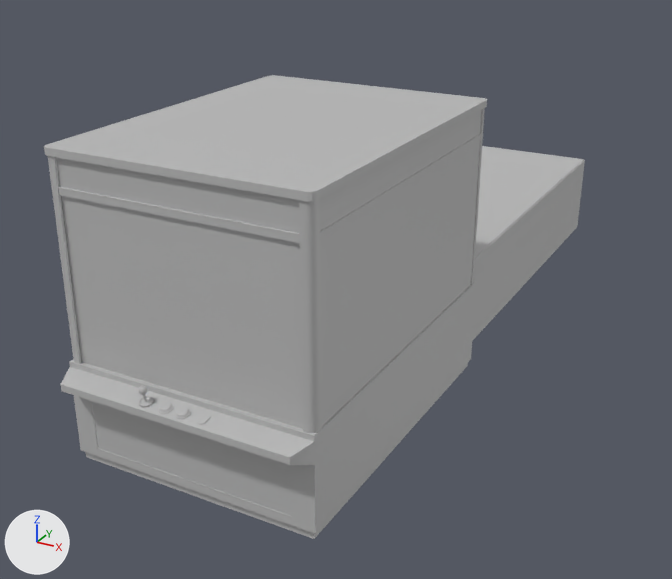
Two versions of the FBX model Assets/Model/creangame_01.fbx, one commit apart.
Camera for both pictures: a 50 mm lens placed at (4.82, -10.44, 5.46), pointed at (-0.96, 0.07, 0.2). Lighting does not change. The marker at lower left points along +X, +Y and +Z. Where no turn or scale is listed for an object, it has been applied to the vertices.

Names of what the first picture shows: 'Game_beltconvayor', 'Game_exit', 'Game_glass', 'Game_root'.
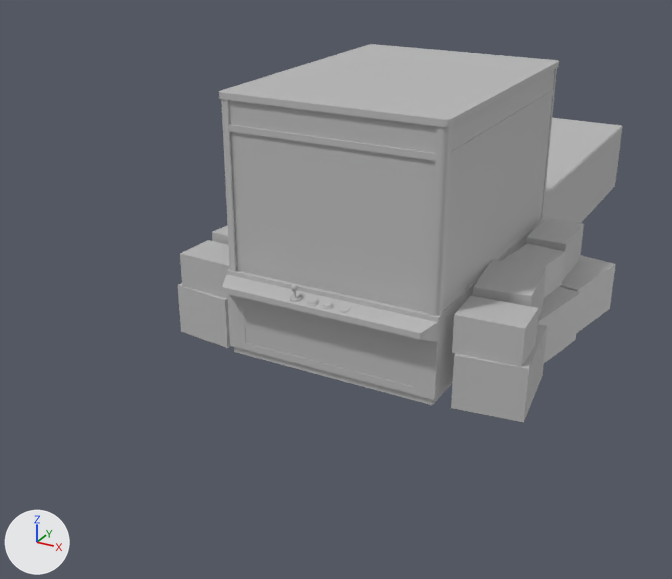
Patch to the scene script:
```diff
--- a/Assets/Model/creangame_01.fbx.py
+++ b/Assets/Model/creangame_01.fbx.py
@@ me_mesh @@
 # used by ob_game_root; parent = ob_creangame; location = (1338.0, -179.7, 6.953); scale = (1.83, 1.83, 1.83)
-me_mesh.from_pydata(...)  # 745 vertices, 604 faces; spans x -77.0..77.0, y 0.0..180.0, z -264.0..264.0
+me_mesh.from_pydata(...)  # 857 vertices, 688 faces; spans x -241.0..248.0, y -10.0..319.0, z -751.0..215.0
+# me_mesh part 1: the loose piece of 49 vertices spanning x -9.0..-1.0, y 56.0..59.0, z 254.0..263.0 is scaled about its middle by 1.83, then moved by (-4.0, 38.0, -54.0)
+# me_mesh part 2: the loose piece of 49 vertices spanning x 1.0..9.0, y 56.0..59.0, z 254.0..263.0 is scaled about its middle by 1.83, then moved by (4.0, 38.0, -54.0)
+# me_mesh part 3: the loose piece of 49 vertices spanning x -22.0..-14.0, y 56.0..59.0, z 254.0..263.0 is scaled about its middle by 1.83, then moved by (-15.0, 38.0, -54.0)
+# me_mesh part 4: the loose piece of 98 vertices spanning x -20.0..-15.0, y 62.0..67.0, z 258.0..262.0 is scaled about its middle by 1.83, then moved by (-15.0, 44.0, -52.0)
+# me_mesh part 5: the loose piece of 17 vertices spanning x 15.0..20.0, y 56.0..58.0, z 254.0..262.0 is scaled about its middle by 1.83, then moved by (14.0, 38.0, -54.0)
+# me_mesh part 6: the loose piece of 65 vertices spanning x -76.0..76.0, y 0.0..62.0, z 42.0..264.0 is scaled about its middle by 1.83, then moved by (0.0, 16.0, -141.0)
+# me_mesh part 7: the loose piece of 20 vertices spanning x -76.0..-69.0, y 62.0..176.0, z 244.0..250.0 is scaled about its middle by 1.83, then moved by (-60.0, 89.0, -63.0)
+# me_mesh part 8: the loose piece of 54 vertices spanning x -77.0..77.0, y 176.0..180.0, z 42.0..251.0 is scaled about its middle by 1.83, then moved by (0.0, 138.0, -147.0)
+# me_mesh part 9: the loose piece of 12 vertices spanning x -70.0..70.0, y 156.0..160.0, z 247.0..250.0 is scaled about its middle by 1.83, then moved by (0.0, 121.0, -62.0)
+# me_mesh part 10: the loose piece of 6 vertices spanning x -73.0..73.0, y 160.0..176.0, z 249.0 is scaled about its middle by (1.83, 1.83, 1), then moved by (0.0, 129.0, -62.0)
+# me_mesh part 11: the loose piece of 12 vertices spanning x -70.0..70.0, y 62.0..65.0, z 247.0..248.0 is scaled about its middle by 1.83, then moved by (0.0, 43.0, -63.0)
+# me_mesh part 12: the loose piece of 20 vertices spanning x 69.0..76.0, y 62.0..176.0, z 244.0..250.0 is scaled about its middle by 1.83, then moved by (60.0, 89.0, -63.0)
+# me_mesh part 13: the loose piece of 20 vertices spanning x 69.0..76.0, y 62.0..176.0, z 43.0..50.0 is scaled about its middle by 1.83, then moved by (60.0, 89.0, -230.0)
+# me_mesh part 14: the loose piece of 12 vertices spanning x 75.0..76.0, y 156.0..160.0, z 50.0..244.0 is scaled about its middle by 1.83, then moved by (62.0, 121.0, -147.0)
+# me_mesh part 15: the loose piece of 12 vertices spanning x 74.0..75.0, y 62.0..65.0, z 50.0..244.0 is scaled about its middle by 1.83, then moved by (62.0, 43.0, -147.0)
+# me_mesh part 16: the loose piece of 22 vertices spanning x 62.0..64.0, y 0.0..65.0, z -264.0..41.0 is scaled about its middle by 1.83, then moved by (52.0, 17.0, -361.0)
+# me_mesh part 17: a new loose piece, a box spanning x 148.0..201.0, y 58.0..110.0, z -166.0..-78.0, in mat_lambert1 (grey #bcbcbc)
+# me_mesh part 18: the loose piece of 4 vertices spanning x 75.0, y 160.0..176.0, z 50.0..244.0 is deleted
+# me_mesh part 19: 112 vertices added at x -241.0..248.0, y -9.0..312.0, z -188.0..183.0
 me_mesh.materials.append(mat_lambert1)
@@ ob_game_glass @@
 ob_game_glass = bpy.data.objects.new('Game_glass', me_mesh_003)
-ob_game_glass.location = (0.0, -4.54, 2.01)
+ob_game_glass.location = (0.0, -1.86, 2.01)
@@ ob_game_beltconvayor @@
 ob_game_beltconvayor = bpy.data.objects.new('Game_beltconvayor', me_mesh_001)
-ob_game_beltconvayor.location = (0.0, 2.05, 1.19)
+ob_game_beltconvayor.location = (0.0, 4.73, 1.19)
@@ ob_game_root @@
 ob_game_root = bpy.data.objects.new('Game_root', me_mesh)
-ob_game_root.parent = ob_creangame
-ob_game_root.location = (1338.0, -179.7, 6.953)
-ob_game_root.scale = (1.83, 1.83, 1.83)
+ob_game_root.location = (0.0, 0.0, 0.0943)
+ob_game_root.rotation_euler = (1.571, 0.0, 0.0)  # degrees (90, 0, 0)
+ob_game_root.scale = (0.01, 0.01, 0.01)
@@ ob_game_exit @@
 ob_game_exit = bpy.data.objects.new('Game_exit', me_mesh_002)
-ob_game_exit.location = (0.0, -4.58, 0.7)
+ob_game_exit.location = (0.0, -1.9, 0.7)
```

Boxes [x1, y1, x2, y2] around the edits, measured in the pictures (672 x 579 px; the box of a moved part takes in the faces that stretch with it):
'Game_root', reshaped, moved, turned, rescaled
    before: [44, 75, 585, 539]
    after: [178, 44, 622, 422]
'Game_glass', moved
    before: [61, 141, 480, 423]
    after: [230, 96, 552, 309]
'Game_exit', moved
    before: [92, 402, 292, 516]
    after: [244, 304, 417, 387]
'Game_beltconvayor', moved
    before: [475, 146, 584, 257]
    after: [545, 118, 621, 194]
part 1 of me_mesh, moved or reshaped
    before: [158, 402, 174, 414]
    after: [306, 297, 320, 306]
part 2 of me_mesh, moved or reshaped
    before: [175, 407, 191, 419]
    after: [321, 301, 334, 309]
part 3 of me_mesh, moved or reshaped
    before: [138, 395, 154, 408]
    after: [289, 293, 303, 302]
part 4 of me_mesh, moved or reshaped
    before: [138, 386, 148, 395]
    after: [291, 284, 298, 291]
part 5 of me_mesh, moved or reshaped
    before: [196, 413, 210, 425]
    after: [340, 304, 351, 313]
part 6 of me_mesh, moved or reshaped
    before: [61, 281, 476, 539]
    after: [222, 216, 545, 405]
part 7 of me_mesh, moved or reshaped
    before: [48, 156, 81, 364]
    after: [221, 99, 237, 272]
part 8 of me_mesh, moved or reshaped
    before: [44, 75, 487, 201]
    after: [219, 44, 559, 127]
part 9 of me_mesh, moved or reshaped
    before: [58, 187, 300, 243]
    after: [229, 125, 435, 161]
part 10 of me_mesh, moved or reshaped
    before: [56, 157, 299, 233]
    after: [229, 100, 437, 153]
part 11 of me_mesh, moved or reshaped
    before: [81, 357, 303, 429]
    after: [236, 266, 429, 313]
part 12 of me_mesh, moved or reshaped
    before: [299, 199, 322, 433]
    after: [428, 126, 452, 316]
part 13 of me_mesh, moved or reshaped
    before: [470, 108, 485, 285]
    after: [541, 68, 557, 219]
part 14 of me_mesh, moved or reshaped
    before: [320, 134, 481, 241]
    after: [451, 90, 553, 159]
part 15 of me_mesh, moved or reshaped
    before: [322, 281, 471, 426]
    after: [443, 216, 541, 311]
part 16 of me_mesh, moved or reshaped
    before: [472, 160, 585, 341]
    after: [543, 126, 622, 223]
part 17 of me_mesh, added
    after: [526, 218, 584, 281]
part 18 of me_mesh, deleted
    before: [320, 110, 482, 231]
part 19 of me_mesh, added
    after: [178, 69, 616, 422]
